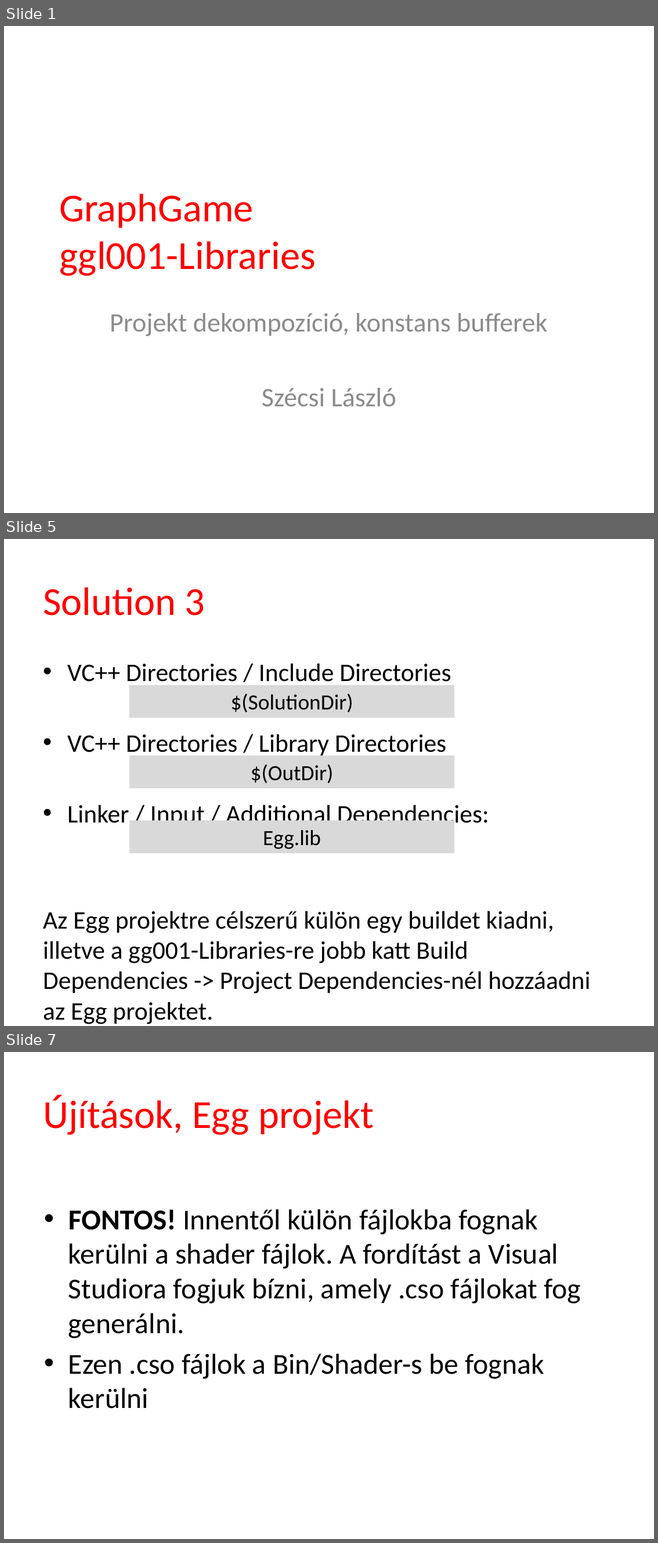
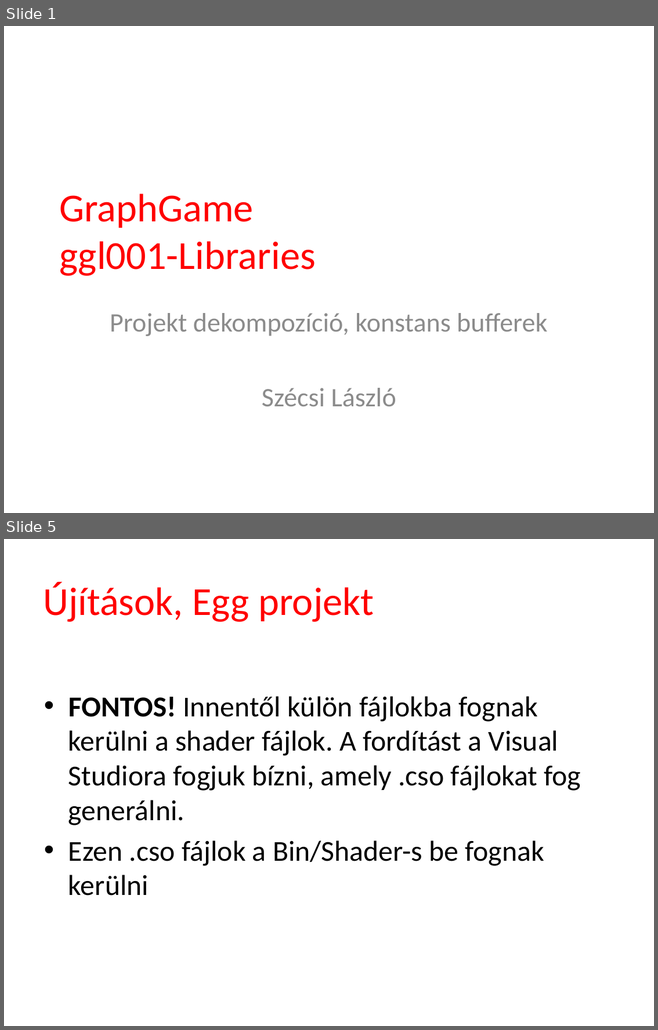
Before and after one commit to tyekx/dx12, a slide deck: Slides/gg001-Libraries.pptx. Shown one above the other, each under a label of ours: slides 1, 5 and 7 before the commit, slides 1 and 5 after it; the slides between them are not shown. The pictures are 658x1543 and 658x1030 pixels, drawn with LibreOffice and Linux fonts; fonts in the diff are those of the drawing; background and template pictures are left out. Boxes give left, top, right and bottom in pixels: in the first picture for what was removed or moved away, otherwise in the second. Text is boxed around its words. In the diff, an @@ line names an element or a change of style, - is before the commit and + after.

```diff
--- a/Slides/gg001-Libraries.pptx
+++ b/Slides/gg001-Libraries.pptx
@@ slide 5 removed at (4, 539, 654, 1026), background #FFFFFF @@
@@ title removed at (43, 587, 205, 616) @@
-Solution 3
@@ text removed at (43, 663, 590, 1024) @@
-• VC++ Directories / Include Directories
-• VC++ Directories / Library Directories
-• Linker / Input / Additional Dependencies:
-Az Egg projektre célszerű külön egy buildet kiadni, illetve a gg001-Libraries-re jobb katt Build Dependencies -> Project Dependencies-nél hozzáadni az Egg projektet.
@@ rectangle removed at (129, 685, 454, 718) @@
-$(SolutionDir)
@@ rectangle removed at (129, 755, 454, 788) @@
-$(OutDir)
@@ rectangle removed at (129, 820, 454, 853) @@
-Egg.lib
@@ what was slide 7 is now slide 5 @@
```
Also in this commit, not shown: 3 slides changed, 1 other slide removed, 5 other files.
